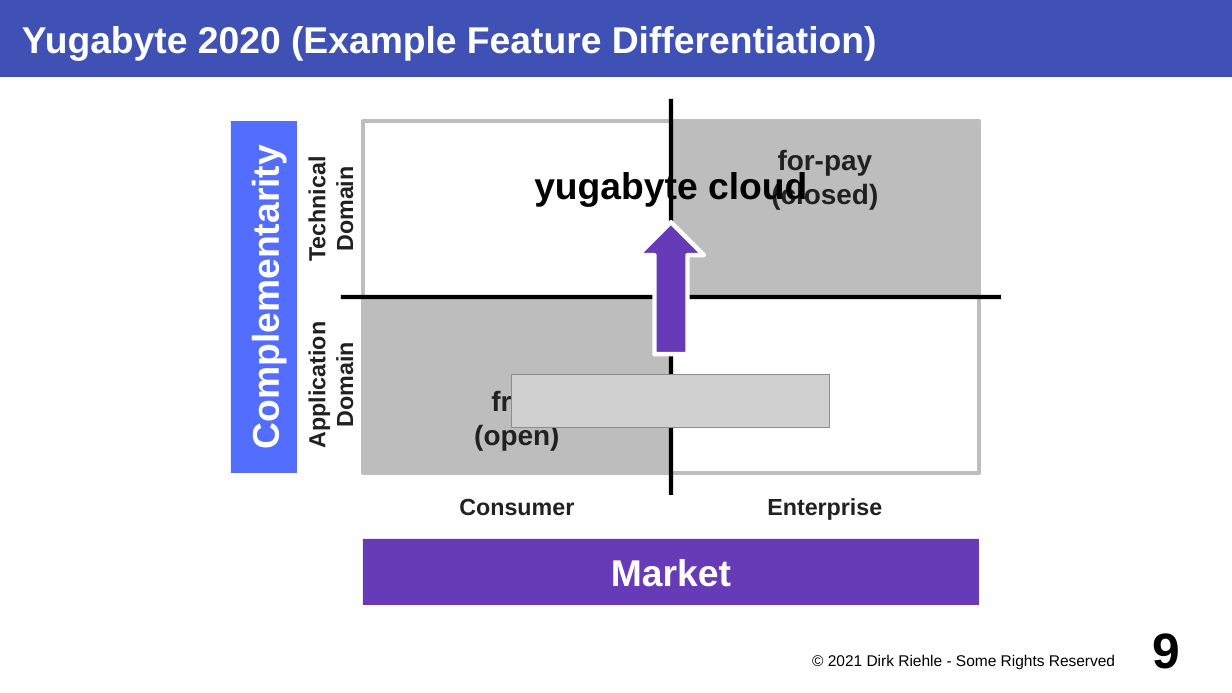
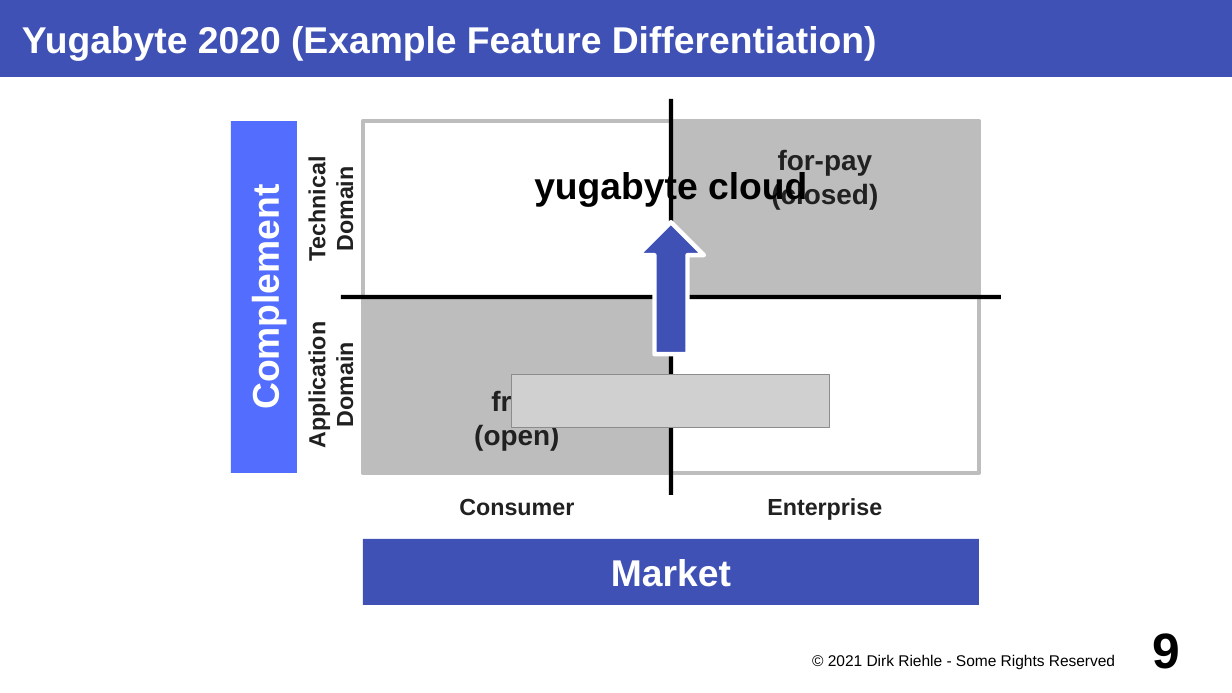
Before and after one commit to dirkriehle/coss-course, a slide deck: slide 9 of Lecture slides/COSS C04 - Cloud Service Strategies.odp. Drawn at 1232x693 pixels with LibreOffice and Linux fonts; fonts in the diff are those of the drawing; grey boxes stand for pictures. Boxes give left, top, right and bottom in pixels: in the first picture for what was removed or moved away, otherwise in the second. Text is boxed around its words. In the diff, an @@ line names an element or a change of style, - is before the commit and + after.

```diff
--- a/Lecture slides/COSS C04 - Cloud Service Strategies.odp
+++ b/Lecture slides/COSS C04 - Cloud Service Strategies.odp
@@ text in rectangle at bbox=[245, 206, 287, 403]: text changed @@
-Complementarity
+Complement
@@ up arrow at bbox=[638, 222, 704, 354]: fill #673AB7 to #3F51B5 @@
@@ rectangle "Market" at bbox=[363, 539, 979, 605]: fill #673AB7 to #3F51B5 @@
```
Also in this commit, not shown: 17 other slides changed, 7 other files.
